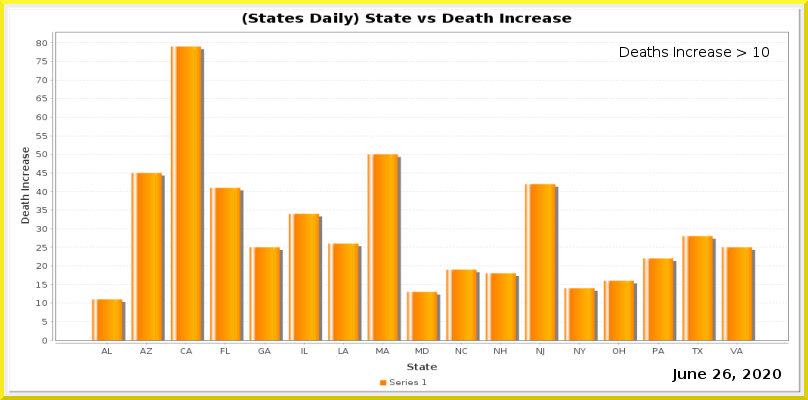
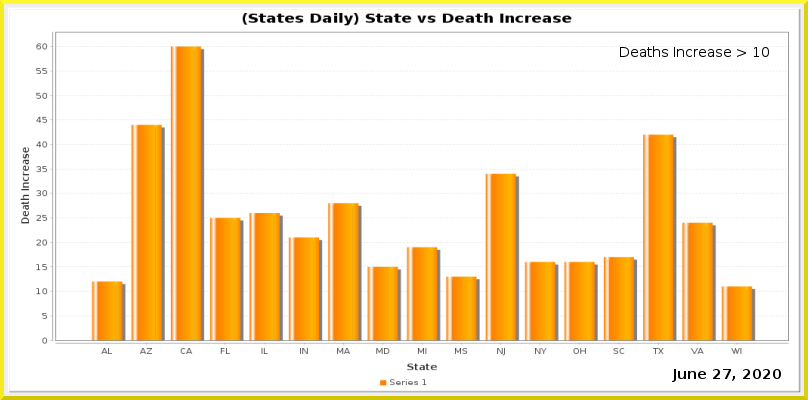
The second 808px x 400px image is a revision of the first. Changes to its layers:
painted on "Current Date" over [723, 369, 731, 379]
painted on "Date_vs_TestIncrease.png" over [36, 40, 789, 356]
